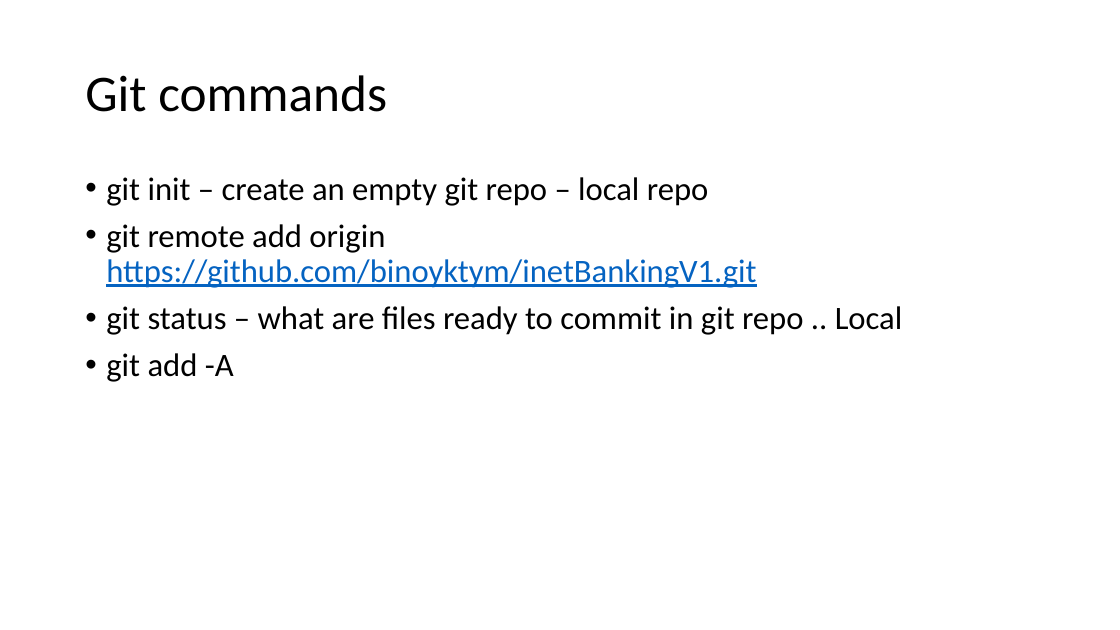
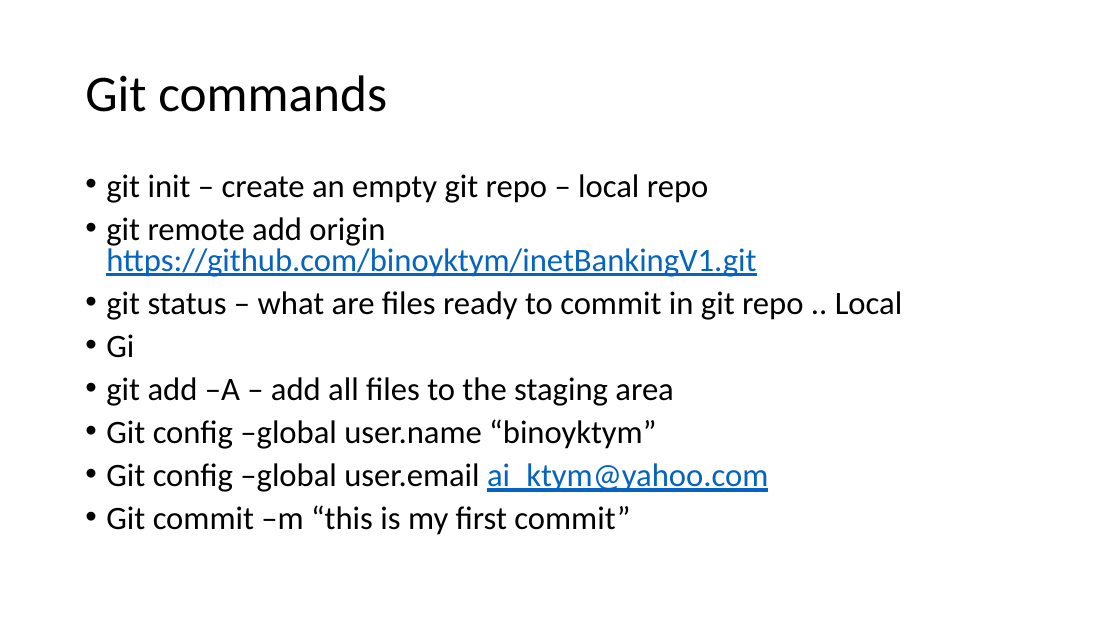
Before and after one commit to binoyktym/inetBankingV1, a slide deck: slide 22 of HybridFrameWork.pptx. Drawn at 1120x630 pixels with LibreOffice and Linux fonts; fonts in the diff are those of the drawing. Boxes give left, top, right and bottom in pixels: in the first picture for what was removed or moved away, otherwise in the second. Text is boxed around its words. In the diff, an @@ line names an element or a change of style, - is before the commit and + after.

Commit message:
this is my second commit

```diff
--- a/HybridFrameWork.pptx
+++ b/HybridFrameWork.pptx
@@ text at <box>106,174,903,320</box>: line spacing 0.9 to 0.8 @@
@@ text at <box>106,334,768,535</box>: text changed @@
-• git add -A
+• Gi
+• git add –A – add all files to the staging area
+• Git config –global user.name “binoyktym”
+• Git config –global user.email ai_ktym@yahoo.com
+• Git commit –m “this is my first commit”
```
